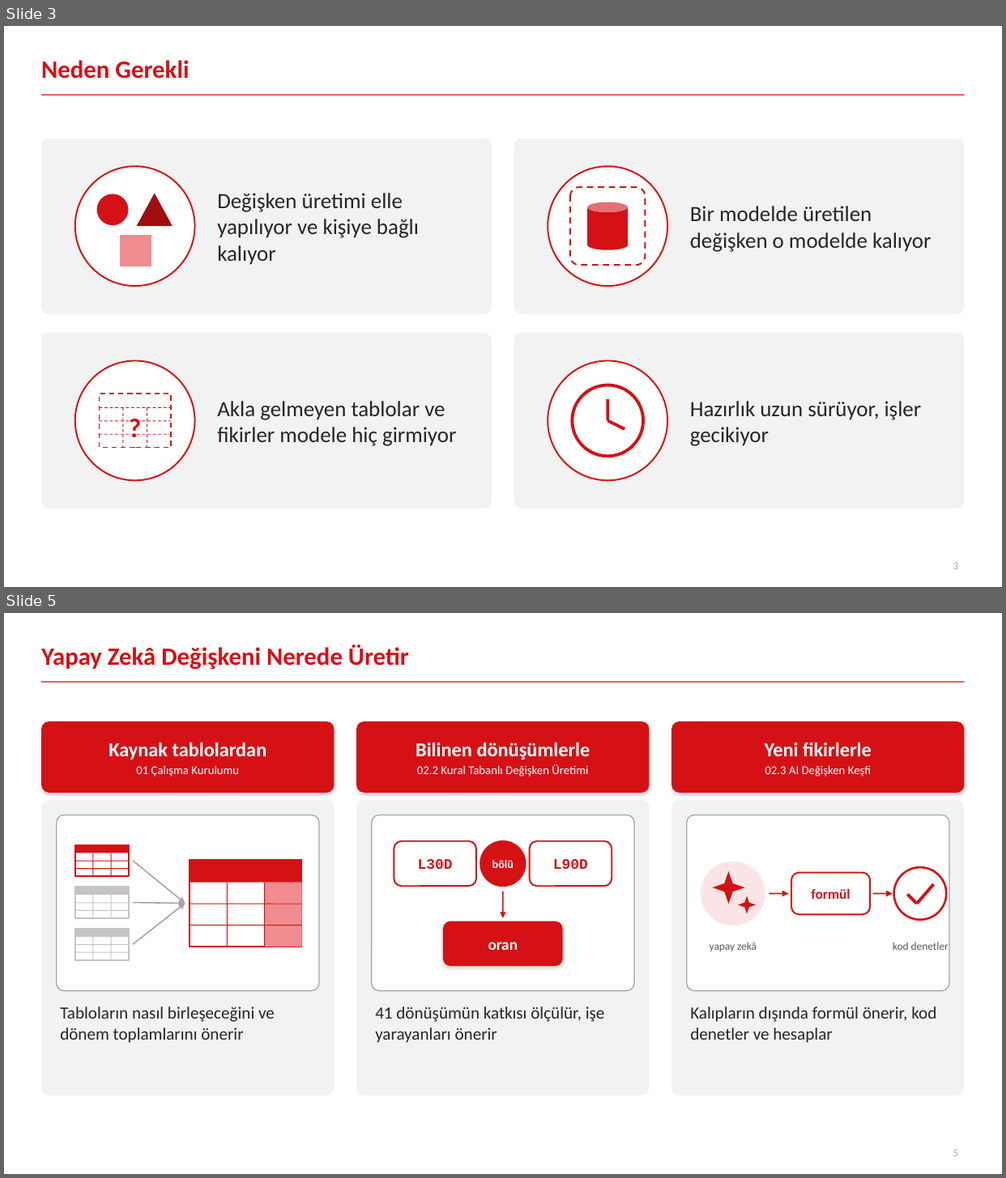
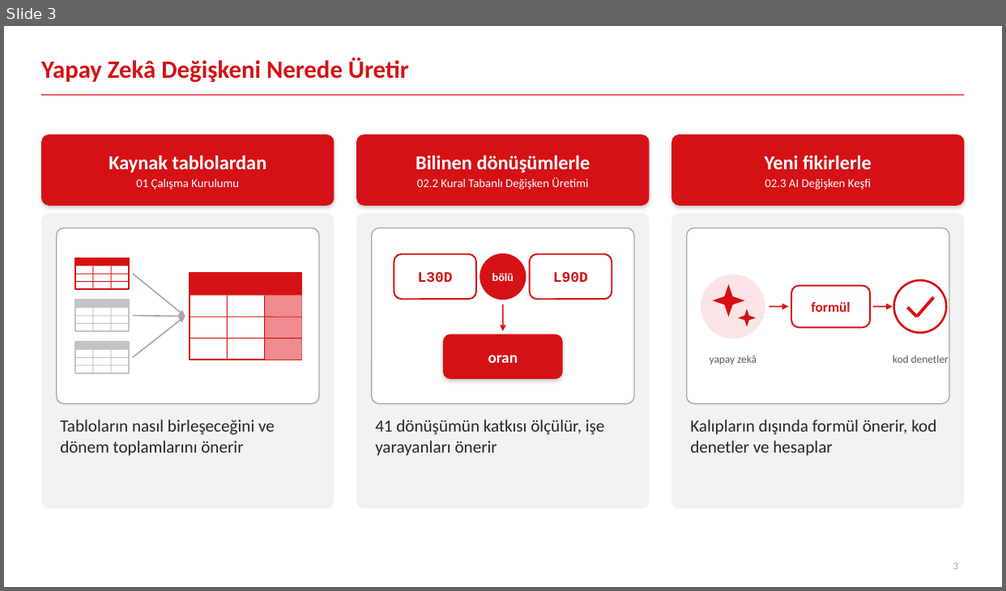
Before and after one commit to canmergen/amp, a slide deck: analitik_modelleme_platformu_GUNCEL/sunum/Platform_Sunum_Sade.pptx. Shown one above the other, each under a label of ours: slides 3 and 5 before the commit, slide 3 after it; the slides between them are not shown. The pictures are 1006x1178 and 1006x591 pixels, drawn with LibreOffice and Linux fonts; fonts in the diff are those of the drawing. Boxes give left, top, right and bottom in pixels: in the first picture for what was removed or moved away, otherwise in the second. Text is boxed around its words. In the diff, an @@ line names an element or a change of style, - is before the commit and + after.

```diff
--- a/analitik_modelleme_platformu_GUNCEL/sunum/Platform_Sunum_Sade.pptx
+++ b/analitik_modelleme_platformu_GUNCEL/sunum/Platform_Sunum_Sade.pptx
@@ slide 3 removed at (4,26,1002,587), background #FFFFFF; not listed: 1 template element that a slide beside it also shows @@
@@ title removed at (41,60,189,79) @@
-Neden Gerekli
@@ rounded rectangle removed at (41,139,492,314) @@
@@ rounded rectangle removed at (514,139,965,314) @@
@@ ellipse removed at (75,167,195,287) @@
@@ ellipse removed at (548,167,667,287) @@
@@ ellipse removed at (97,194,128,226) @@
@@ triangle removed at (137,193,172,226) @@
@@ text removed at (217,193,419,265) @@
-Değişken üretimi elle yapılıyor ve kişiye bağlı kalıyor
@@ rounded rectangle removed at (571,187,646,265) @@
@@ cylinder removed at (587,202,628,250) @@
@@ text removed at (690,206,931,252) @@
-Bir modelde üretilen değişken o modelde kalıyor
@@ rectangle removed at (120,235,151,267) @@
@@ rounded rectangle removed at (41,333,492,509) @@
@@ rounded rectangle removed at (514,333,965,509) @@
@@ ellipse removed at (75,361,195,480) @@
@@ ellipse removed at (548,361,667,480) @@
@@ ellipse removed at (572,386,643,456) @@
@@ rectangle removed at (99,395,171,448) @@
@@ line removed from (99, 408) to (171, 408) @@
@@ text removed at (113,404,157,449) @@
-?
@@ line removed from (123, 408) to (123, 447) @@
@@ line removed from (147, 408) to (147, 447) @@
@@ text removed at (217,401,456,446) @@
-Akla gelmeyen tablolar ve fikirler modele hiç girmiyor
@@ line removed from (607, 421) to (607, 399) @@
@@ text removed at (690,401,922,446) @@
-Hazırlık uzun sürüyor, işler gecikiyor
@@ line removed from (99, 421) to (171, 421) @@
@@ line removed from (99, 435) to (171, 435) @@
@@ line removed from (607, 421) to (624, 429) @@
@@ page number removed at (953,563,958,570) @@
-3
@@ what was slide 5 is now slide 3 @@
```
Also in this commit, not shown: 4 slides changed, 9 slides added, 2 other slides removed, 1 other file.
